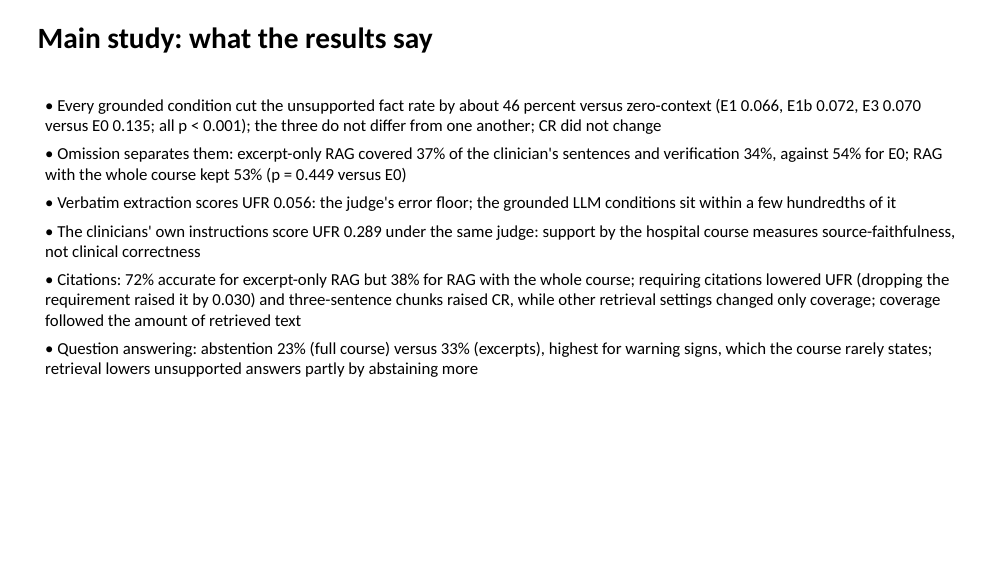
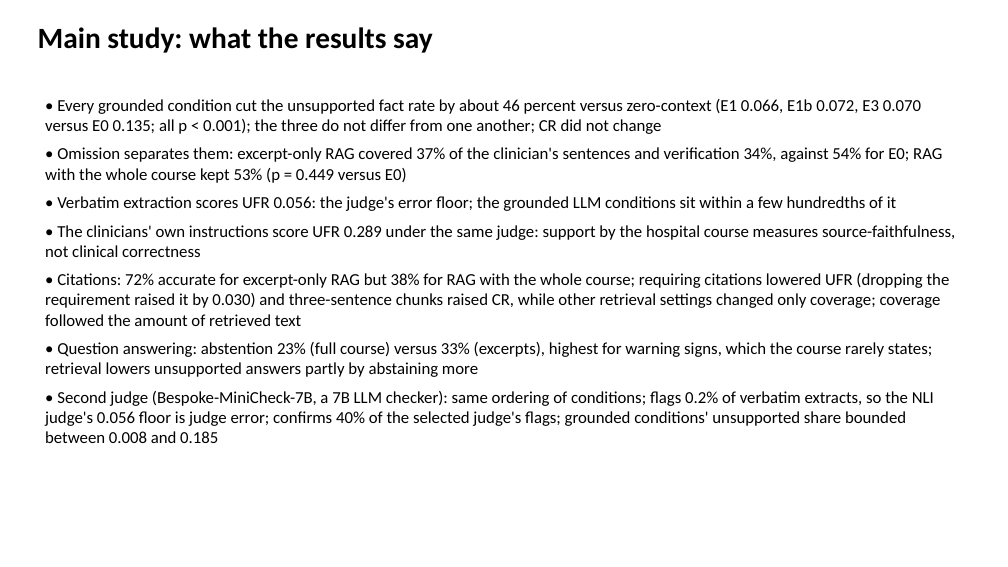
Before and after one commit to slay-a/medical-hallucination-eval, a slide deck: slide 13 of deliverables/Progress_Slides_Fall2026.pptx. Drawn at 1008x567 pixels with LibreOffice and Linux fonts; fonts in the diff are those of the drawing. Boxes give left, top, right and bottom in pixels: in the first picture for what was removed or moved away, otherwise in the second. Text is boxed around its words. In the diff, an @@ line names an element or a change of style, - is before the commit and + after.

```diff
--- a/deliverables/Progress_Slides_Fall2026.pptx
+++ b/deliverables/Progress_Slides_Fall2026.pptx
@@ text at bbox=[45, 391, 934, 443]: paragraph added @@
+• Second judge (Bespoke-MiniCheck-7B, a 7B LLM checker): same ordering of conditions; flags 0.2% of verbatim extracts, so the NLI judge's 0.056 floor is judge error; confirms 40% of the selected judge's flags; grounded conditions' unsupported share bounded between 0.008 and 0.185
```
Also in this commit, not shown: 3 other slides changed, 9 other files.
